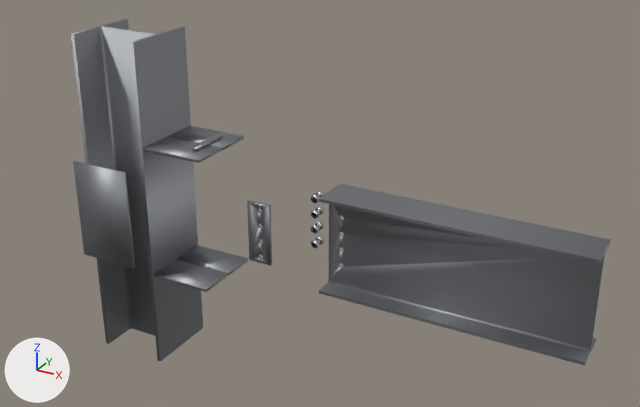
Renders of the glTF model geometry/connection.glb from each side of a commit.
Camera for both pictures: a 50 mm camera at (2.71, -3.11, 1.72) aimed at (0.99, 0.0, 0.16). The axes (+X, +Y, +Z) are drawn at lower left. The lights are the same throughout. The older version comes first.

Before the edit, the objects in view are built like this:
```python
ob_backing_bar_bottom = bpy.data.objects.new('backing_bar_bottom', me_backing_bar_bottom)
ob_backing_bar_bottom.location = (0.409, 0.0, -0.341)
ob_backing_bar_top = bpy.data.objects.new('backing_bar_top', me_backing_bar_top)
ob_backing_bar_top.location = (0.409, 0.0, 0.341)
ob_beam = bpy.data.objects.new('beam', me_beam)
ob_beam.location = (1.626, 0.0, 0.0)
ob_column = bpy.data.objects.new('column', me_column)
ob_column.location = (0.0, 0.0, 0.0)
ob_continuity_plate_bottom = bpy.data.objects.new('continuity_plate_bottom', me_continuity_plate_bottom)
ob_continuity_plate_bottom.location = (0.33, 0.0, -0.323)
ob_continuity_plate_top = bpy.data.objects.new('continuity_plate_top', me_continuity_plate_top)
ob_continuity_plate_top.location = (0.33, 0.0, 0.323)
ob_doubler = bpy.data.objects.new('doubler', me_doubler)
ob_doubler.location = (0.0, -0.283, 0.0)
ob_shear_tab = bpy.data.objects.new('shear_tab', me_shear_tab)
ob_shear_tab.location = (0.743, -0.1, 0.0)
```
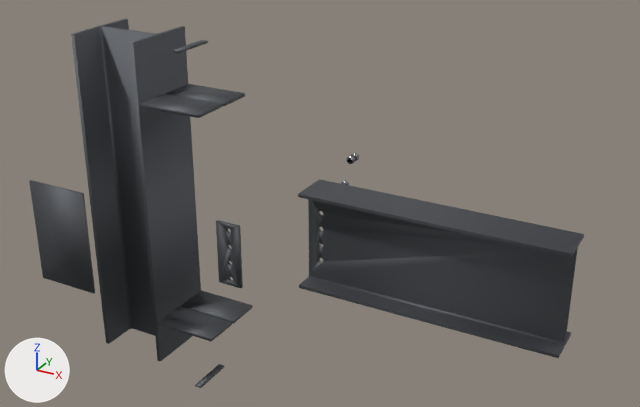
Pixel boxes [x1, y1, x2, y2] of what changed, in the pictures (640 x 407 px):
'beam', recoloured, moved (grey to dark grey)
    before: [319, 184, 611, 366]
    after: [298, 179, 584, 358]
'column', recoloured (grey to dark grey)
    both: [71, 19, 201, 361]
'doubler', recoloured, moved
    before: [73, 161, 135, 268]
    after: [29, 180, 95, 294]
'continuity_plate_bottom', recoloured, moved
    before: [154, 245, 248, 292]
    after: [158, 290, 252, 342]
'continuity_plate_top', recoloured, moved
    before: [143, 126, 244, 163]
    after: [140, 84, 245, 118]
'shear_tab', recoloured, moved
    before: [247, 200, 272, 266]
    after: [216, 220, 243, 288]
'backing_bar_top', recoloured, moved
    before: [191, 134, 223, 151]
    after: [173, 40, 208, 53]
'backing_bar_bottom', recoloured, moved (not visible before)
    after: [195, 364, 224, 388]
'bolt_3', moved
    before: [311, 191, 324, 204]
    after: [347, 153, 359, 164]

The change, as a diff of the scene's bpy script:
```diff
--- a/geometry/connection.glb.py
+++ b/geometry/connection.glb.py
@@ mat_steel @@
 mat_steel = principled_material('steel')
-mat_steel.base_color = (0.32, 0.33, 0.35)  # grey #999ba0
+mat_steel.base_color = (0.135, 0.142, 0.155)  # dark grey #67696e
 mat_steel.metallic = 1.0
@@ ob_doubler @@
 ob_doubler = bpy.data.objects.new('doubler', me_doubler)
-ob_doubler.location = (0.0, -0.283, 0.0)
+ob_doubler.location = (0.0, -0.556, 0.0)
@@ ob_continuity_plate_top @@
 ob_continuity_plate_top = bpy.data.objects.new('continuity_plate_top', me_continuity_plate_top)
-ob_continuity_plate_top.location = (0.33, 0.0, 0.323)
+ob_continuity_plate_top.location = (0.381, -0.051, 0.552)
@@ ob_continuity_plate_bottom @@
 ob_continuity_plate_bottom = bpy.data.objects.new('continuity_plate_bottom', me_continuity_plate_bottom)
-ob_continuity_plate_bottom.location = (0.33, 0.0, -0.323)
+ob_continuity_plate_bottom.location = (0.381, -0.051, -0.552)
@@ ob_backing_bar_top @@
 ob_backing_bar_top = bpy.data.objects.new('backing_bar_top', me_backing_bar_top)
-ob_backing_bar_top.location = (0.409, 0.0, 0.341)
+ob_backing_bar_top.location = (0.46, -0.152, 0.824)
@@ ob_backing_bar_bottom @@
 ob_backing_bar_bottom = bpy.data.objects.new('backing_bar_bottom', me_backing_bar_bottom)
-ob_backing_bar_bottom.location = (0.409, 0.0, -0.341)
+ob_backing_bar_bottom.location = (0.46, -0.152, -0.824)
@@ ob_shear_tab @@
 ob_shear_tab = bpy.data.objects.new('shear_tab', me_shear_tab)
-ob_shear_tab.location = (0.743, -0.1, 0.0)
+ob_shear_tab.location = (0.743, -0.341, 0.0)
@@ ob_beam @@
 ob_beam = bpy.data.objects.new('beam', me_beam)
-ob_beam.location = (1.626, 0.0, 0.0)
+ob_beam.location = (1.524, 0.0, 0.0)
@@ ob_bolt_3 @@
 ob_bolt_3 = bpy.data.objects.new('bolt_3', me_bolt_3)
-ob_bolt_3.location = (0.901, 0.146, 0.114)
+ob_bolt_3.location = (0.952, 0.4, 0.229)
```
